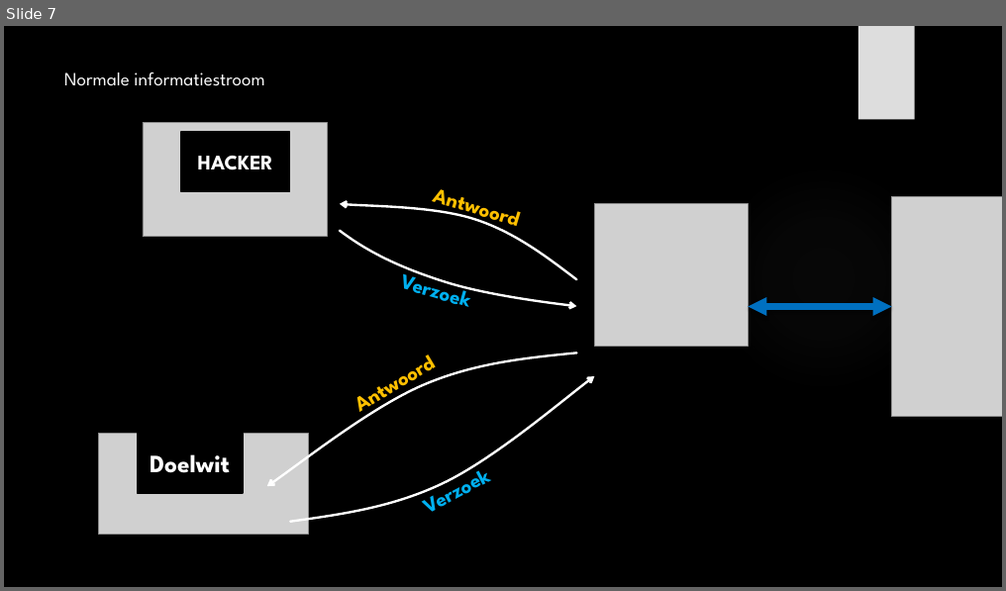
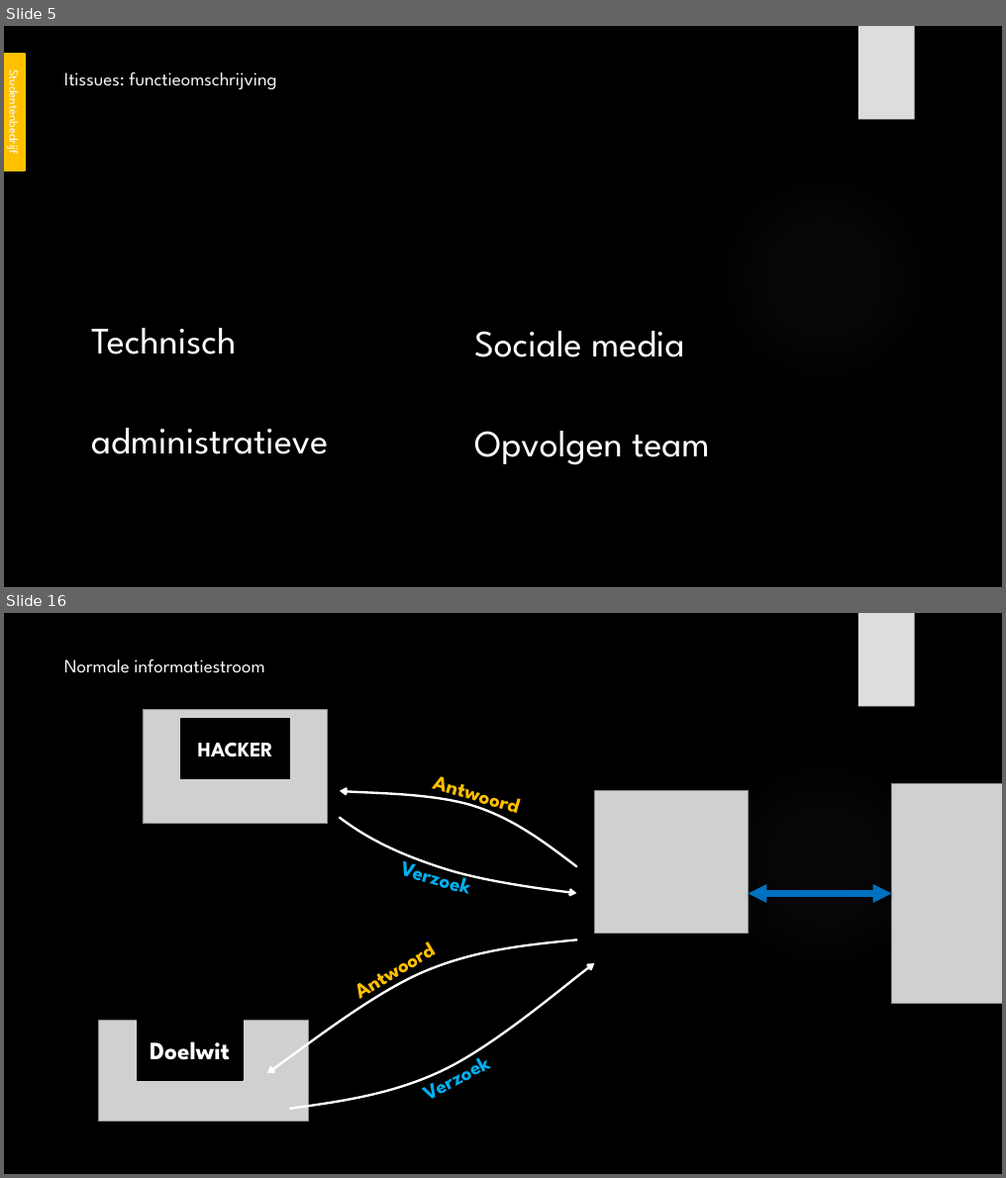
Before and after one commit to its-3ncrypt/Led_Cube_arduino, a slide deck: _Administratie/Presentatie GIP.pptx. Shown one above the other, each under a label of ours: slide 7 before the commit, slides 5 and 16 after it; the slides between them are not shown. The pictures are 1006x591 and 1006x1178 pixels, drawn with LibreOffice and Linux fonts; fonts in the diff are those of the drawing; grey boxes stand for pictures; background and template pictures are left out. Boxes give left, top, right and bottom in pixels: in the first picture for what was removed or moved away, otherwise in the second. Text is boxed around its words. In the diff, an @@ line names an element or a change of style, - is before the commit and + after.

```diff
--- a/_Administratie/Presentatie GIP.pptx
+++ b/_Administratie/Presentatie GIP.pptx
@@ slide 5 added at [4, 26, 1002, 587], background picture (left out); not listed: 2 template elements that a slide beside it also shows @@
@@ rectangle added at [4, 54, 26, 171], fill #FFC000, outline #FFC000 1.5 pt, 12 pt, text #FFFFFF @@
+Studentenbedrijf
@@ title added at [64, 72, 276, 89], 18 pt, text #F8F8F8 @@
+Itissues: functieomschrijving
@@ text added at [91, 328, 328, 455], 36 pt, text #FFFFFF @@
+Technisch
+administratieve
@@ text added at [474, 331, 710, 466], 36 pt, text #FFFFFF @@
+Sociale media
+Opvolgen team
@@ what was slide 7 is now slide 16 @@
```
Also in this commit, not shown: 3 slides changed, 11 other slides added, 3 slides removed.
